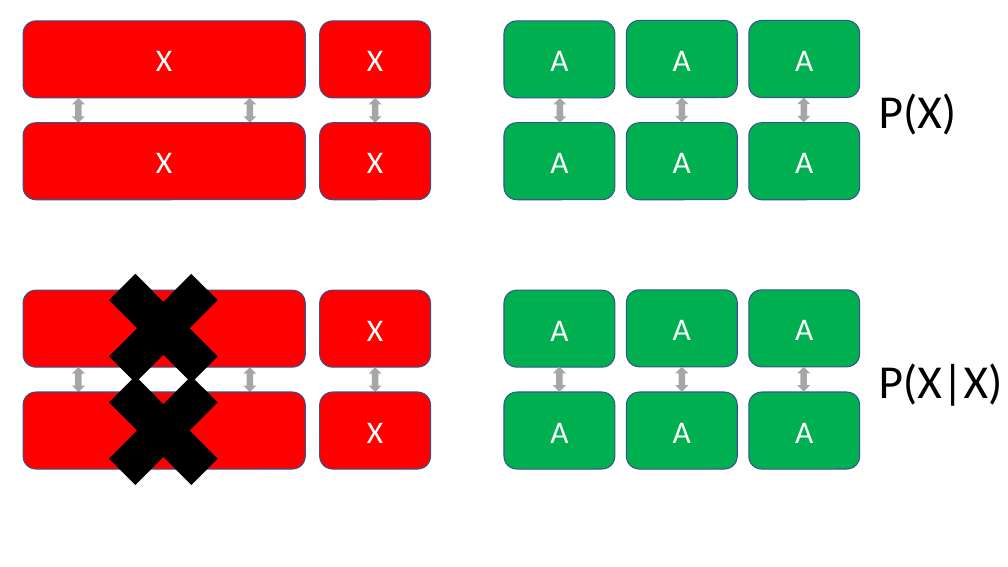
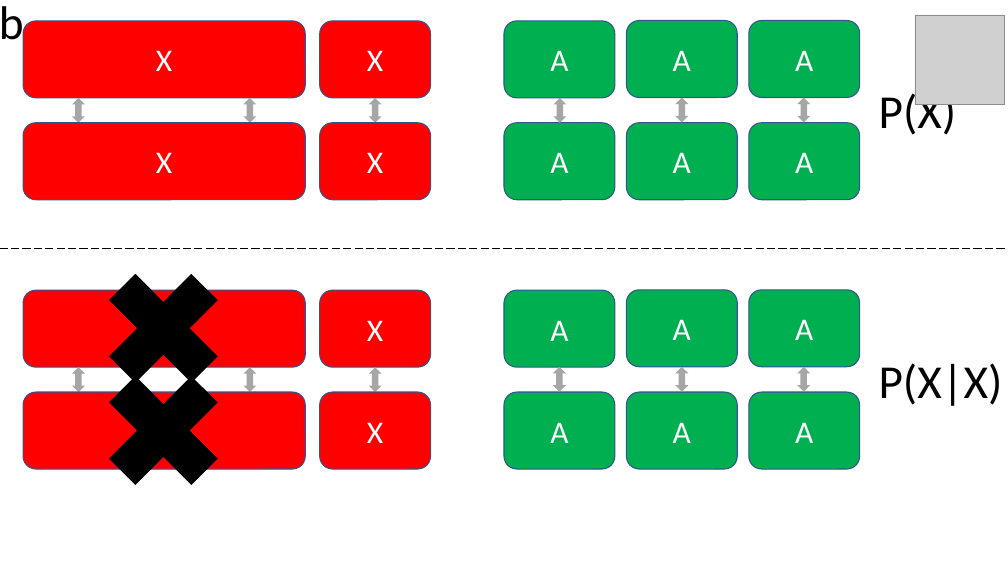
Before and after one commit to coleoguy/Sex-Autosome-Fusion, a slide deck: slide 2 of AppendixFigures.pptx (slide 4 before the commit). Drawn at 1008x567 pixels with LibreOffice and Linux fonts; fonts in the diff are those of the drawing; grey boxes stand for pictures. Boxes give left, top, right and bottom in pixels: in the first picture for what was removed or moved away, otherwise in the second. Text is boxed around its words. In the diff, an @@ line names an element or a change of style, - is before the commit and + after.

```diff
--- a/AppendixFigures.pptx
+++ b/AppendixFigures.pptx
@@ text added at box(0, 6, 24, 51), 45 pt, text #000000 @@
+b
@@ picture added at box(915, 15, 1004, 104) @@
@@ line added from (0, 249) to (1008, 249), #000000 1 pt dashed @@
```
Also in this commit, not shown: 4 other slides changed, 3 other files.
